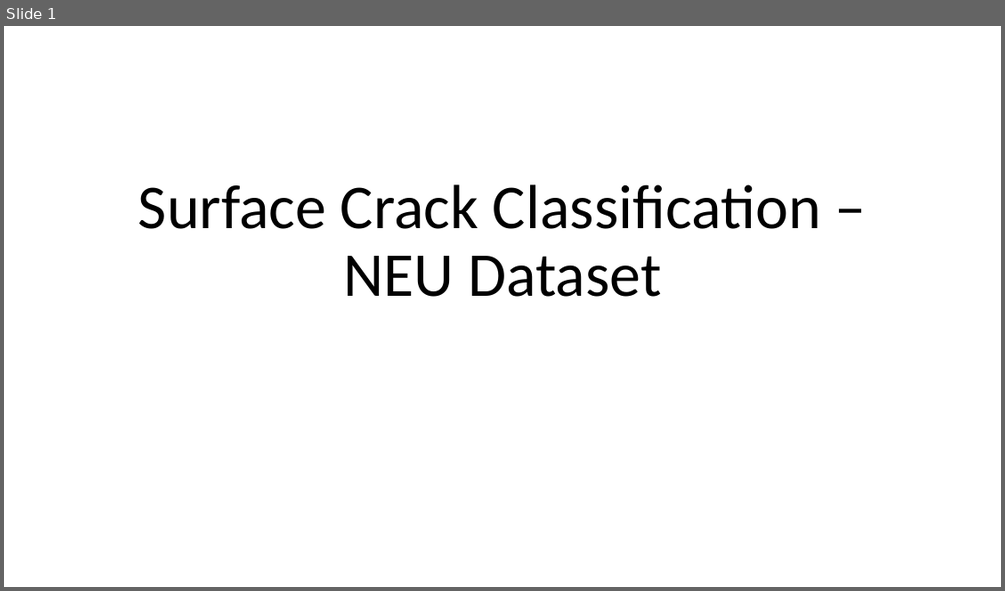
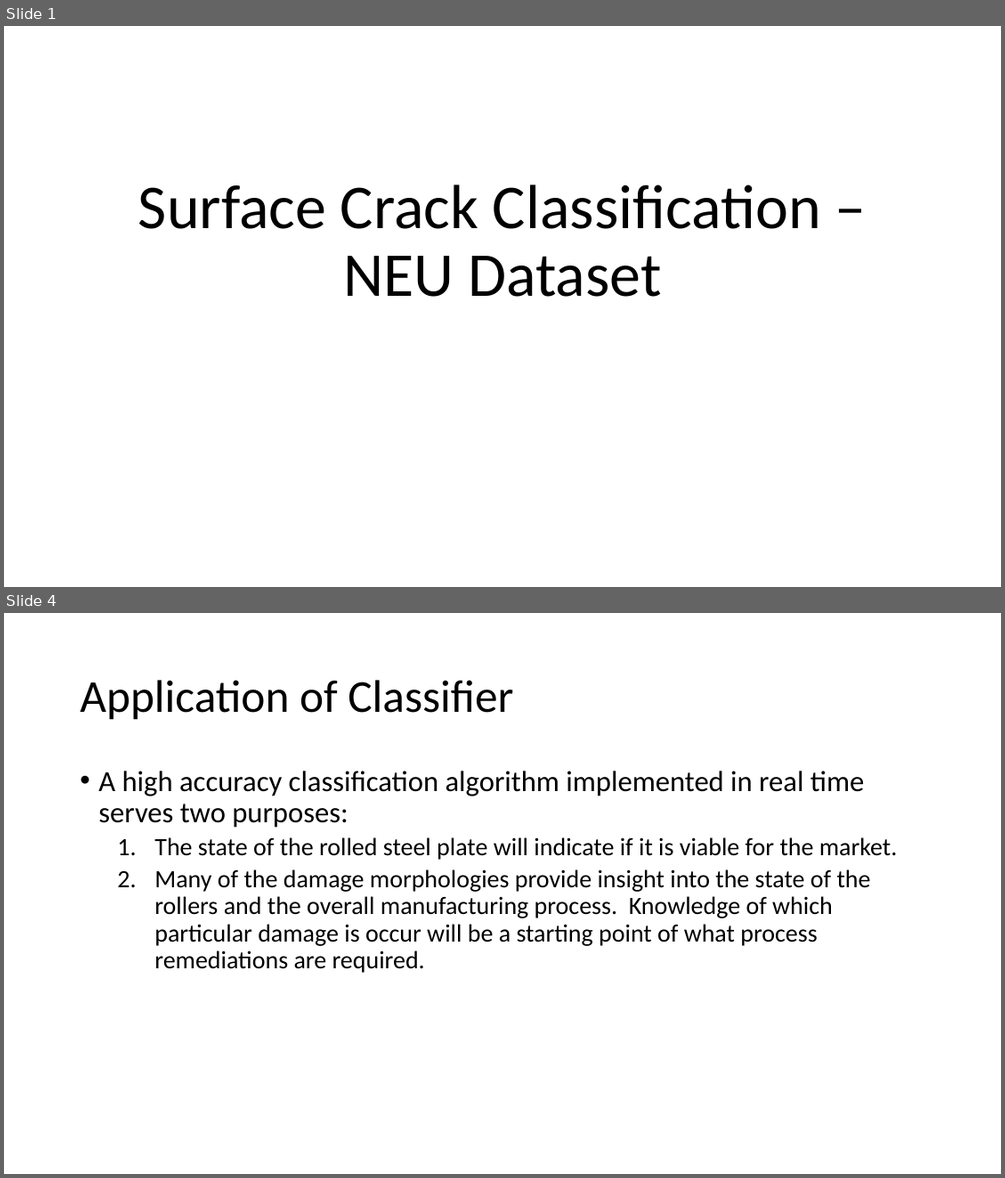
Before and after one commit to M-Matrona/IBM-Machine-Learning-Course, a slide deck: Course_5_Deep_Learning/Surface Crack Classification Project Overview.pptx. Shown one above the other, each under a label of ours: slide 1 before the commit, slides 1 and 4 after it; the slides between them are not shown. The pictures are 1005x591 and 1005x1178 pixels, drawn with LibreOffice and Linux fonts; fonts in the diff are those of the drawing. Boxes give left, top, right and bottom in pixels: in the first picture for what was removed or moved away, otherwise in the second. Text is boxed around its words. In the diff, an @@ line names an element or a change of style, - is before the commit and + after.

Commit message:
course 5 and 6
check in of completed course 5 and the initial files for course 6s application

```diff
--- a/Course_5_Deep_Learning/Surface Crack Classification Project Overview.pptx
+++ b/Course_5_Deep_Learning/Surface Crack Classification Project Overview.pptx
@@ slide 4 added at (4, 613, 1001, 1174), background #FFFFFF @@
@@ title added at (80, 680, 513, 720), 44 pt, text #000000 @@
+Application of Classifier
@@ text added at (98, 771, 898, 973), 24 pt, text #000000 @@
+• A high accuracy classification algorithm implemented in real time serves two purposes:
+  1. The state of the rolled steel plate will indicate if it is viable for the market.
+  2. Many of the damage morphologies provide insight into the state of the rollers and the overall manufacturing process. Knowledge of which particular damage is occur will be a starting point of what process remediations are required.
```
Also in this commit, not shown: 17 other slides added, 1 slide removed, 16 other files.
